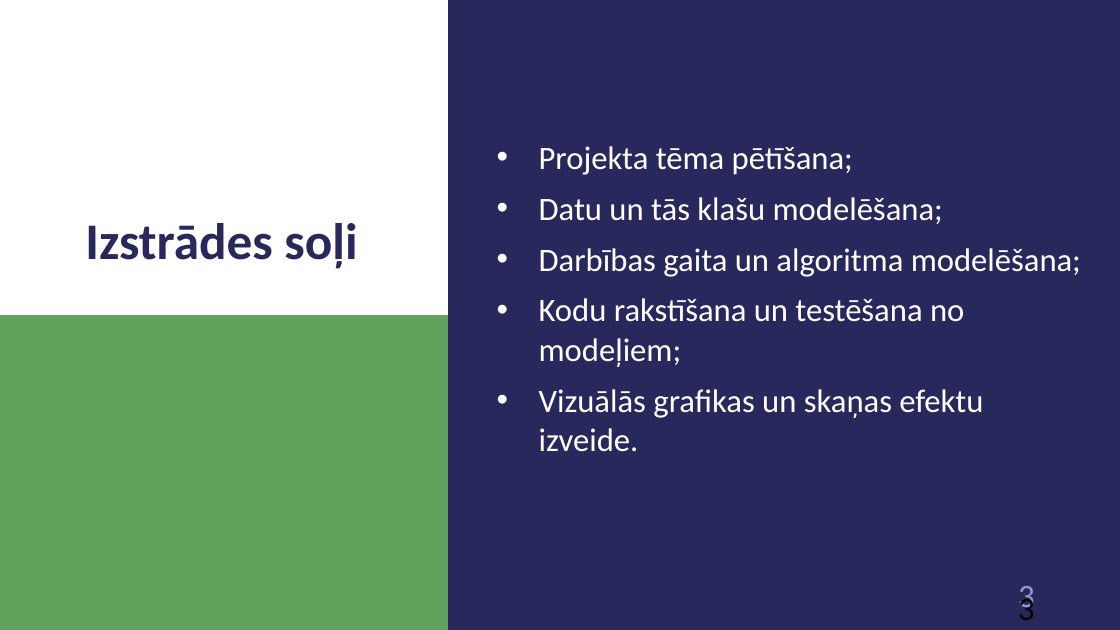
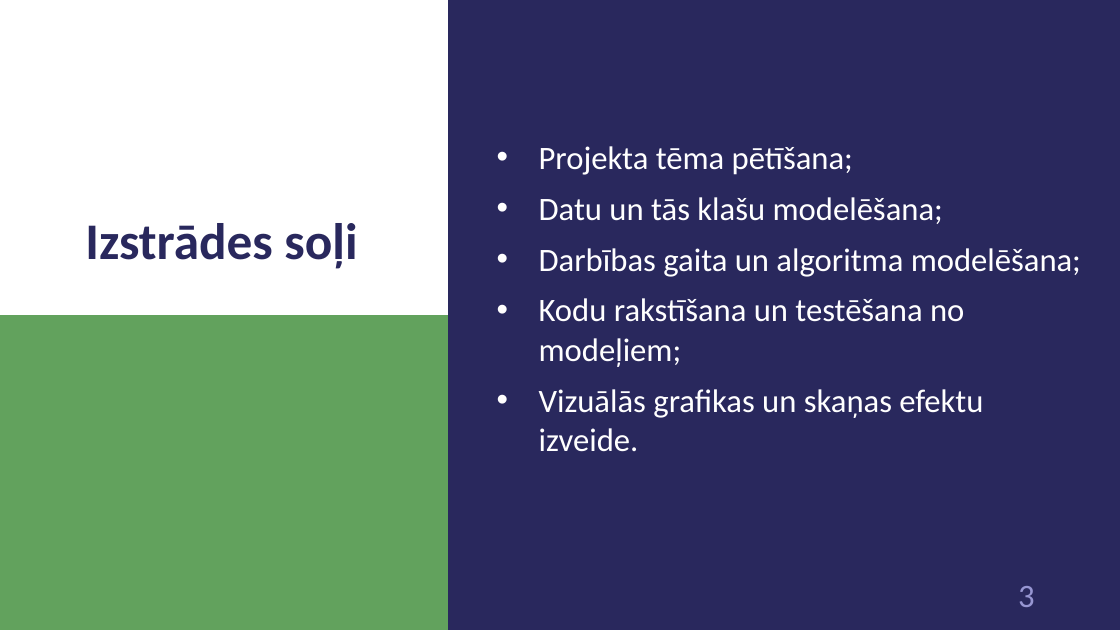
Before and after one commit to 1ivyatan/drumstalotajs, a slide deck: slide 3 of Documentation/Prezentācija.pptx. Drawn at 1120x630 pixels with LibreOffice and Linux fonts; fonts in the diff are those of the drawing. Boxes give left, top, right and bottom in pixels: in the first picture for what was removed or moved away, otherwise in the second. Text is boxed around its words. In the diff, an @@ line names an element or a change of style, - is before the commit and + after.

```diff
--- a/Documentation/Prezentācija.pptx
+++ b/Documentation/Prezentācija.pptx
@@ page number removed at (1018,586,1035,616) @@
-3
```
Also in this commit, not shown: 6 other slides changed, 21 slides added.
